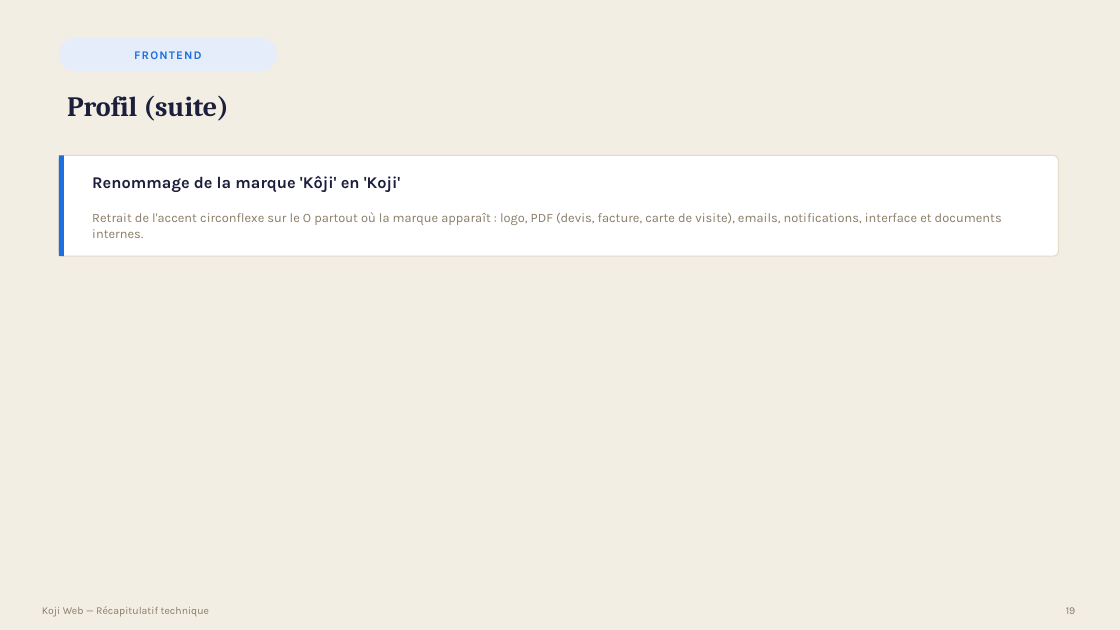
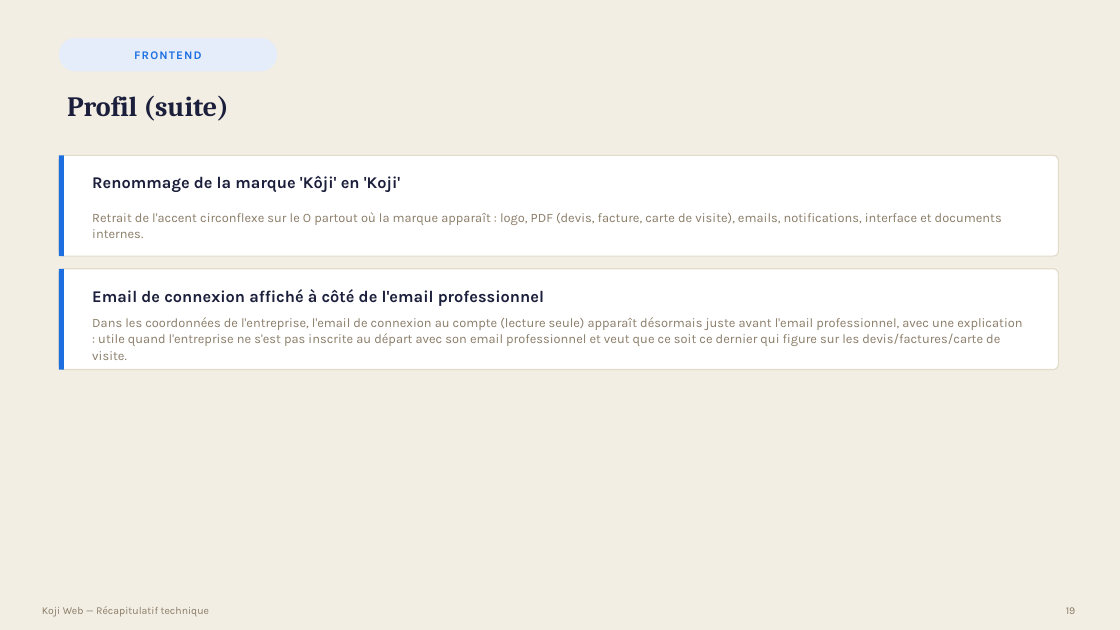
Before and after one commit to bouhouchimira-prog/web-app-Koji, a slide deck: slide 19 of docs/manager-recap/Recap-Koji-Manager.pptx. Drawn at 1120x630 pixels with LibreOffice and Linux fonts; fonts in the diff are those of the drawing. Boxes give left, top, right and bottom in pixels: in the first picture for what was removed or moved away, otherwise in the second. Text is boxed around its words. In the diff, an @@ line names an element or a change of style, - is before the commit and + after.

```diff
--- a/docs/manager-recap/Recap-Koji-Manager.pptx
+++ b/docs/manager-recap/Recap-Koji-Manager.pptx
@@ rounded rectangle added at <box>59,269,1059,370</box>, fill #FFFFFF, outline #E4DCCB 1 pt @@
@@ rectangle added at <box>59,269,64,370</box>, fill #1D6FE0 @@
@@ text added at <box>92,289,544,306</box>, 14 pt, text #1B1F3B, bold @@
+Email de connexion affiché à côté de l'email professionnel
@@ text added at <box>92,317,1022,360</box>, 11 pt, text #8A7C68 @@
+Dans les coordonnées de l'entreprise, l'email de connexion au compte (lecture seule) apparaît désormais juste avant l'email professionnel, avec une explication : utile quand l'entreprise ne s'est pas inscrite au départ avec son email professionnel et veut que ce soit ce dernier qui figure sur les devis/factures/carte de visite.
```
Also in this commit, not shown: 2 other slides changed, 4 other files.
